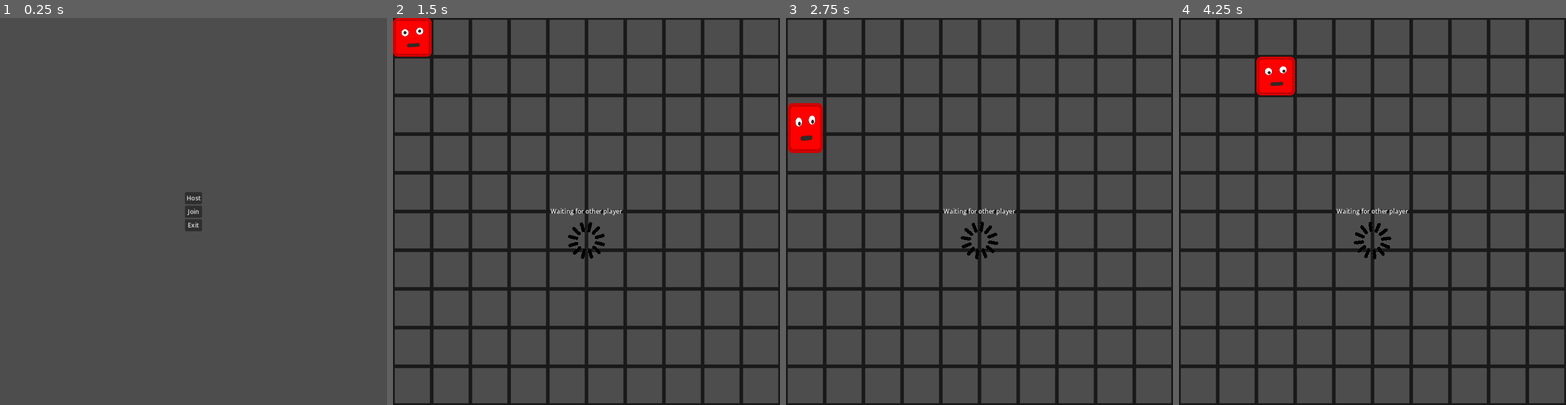
Above: before the commit, frames 1-4 (left to right).
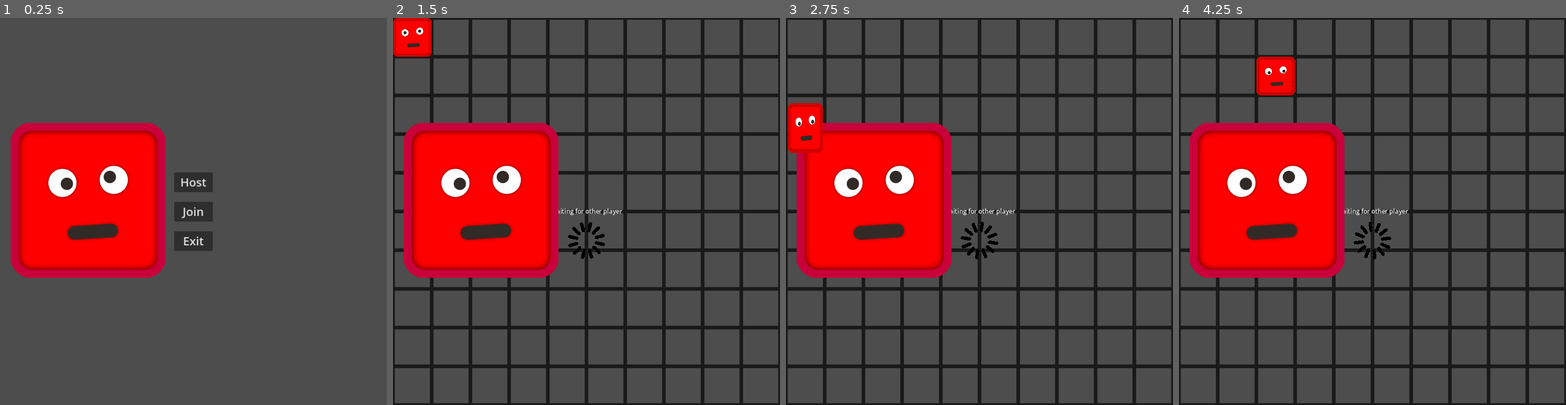
Above: after the commit, the same moments.

Repository: HephaistosForge/BlockyChaos
Game: Godot game, scene res://world/world.tscn
Same seed, same stepped clock (60 frames per second), same inputs: the game is played once before the commit and once after it.
Inputs (mouse positions are in pixels of both pictures, inside the frame that each line leads up to):
- Up to frame 1 (0.25 s): no input
- Up to frame 2 (1.5 s): tap Enter at 0.5 s; move the mouse to (671, 192) at 0.52 s; hold D (right) 0.53-1.25 s; click "Host" at 1.25 s
- Up to frame 3 (2.75 s): move the mouse to (902, 230) at 2.02 s; hold S (down) from 2.03 s (still down)
- Up to frame 4 (4.25 s): move the mouse to (1411, 126) at 2.77 s; release S (down) at 2.78 s; hold D (right) 2.78-3.53 s; move the mouse to (1353, 288) at 3.52 s; hold W (up) from 3.53 s (still down)

The runs differ from the first frame. In frame 1, 17% of the frame differs, in the area x 2-55%, y 27-68%; in frame 2, 16%; in frame 3, 15%; in frame 4, 16%.

Commit message:
add default theme

Diff:
--- /dev/null
+++ b/world/default_theme.tres
@@ -0,0 +1,4 @@
+[gd_resource type="Theme" format=3 uid="uid://dp58tqgvn7o0e"]
+
+[resource]
+Button/font_sizes/font_size = 30
--- a/world/world.tscn
+++ b/world/world.tscn
@@ -9,6 +9,8 @@
 [ext_resource type="Script" path="res://world/gameover.gd" id="5_kpq7d"]
 [ext_resource type="AudioStream" uid="uid://dkphkpim1ixa5" path="res://world/music/background.mp3" id="6_ftcl4"]
 [ext_resource type="Script" path="res://world/restart.gd" id="7_v7vsj"]
+[ext_resource type="Theme" uid="uid://dp58tqgvn7o0e" path="res://world/default_theme.tres" id="8_djg35"]
+[ext_resource type="Texture2D" uid="uid://cg4vntieyrsut" path="res://entities/player/sprites/MrRed.png" id="11_jmlav"]
 
 [sub_resource type="LabelSettings" id="LabelSettings_bkkiv"]
 font_size = 99
@@ -98,22 +100,31 @@
 anchors_preset = 15
 anchor_right = 1.0
 anchor_bottom = 1.0
+offset_left = -50.0
+offset_top = -100.0
+offset_right = 50.0
+offset_bottom = 100.0
 grow_horizontal = 2
 grow_vertical = 2
 size_flags_horizontal = 3
 size_flags_vertical = 3
+theme = ExtResource("8_djg35")
+theme_override_constants/separation = 25
 
 [node name="Host" type="Button" parent="Menu"]
 layout_mode = 2
+theme = ExtResource("8_djg35")
 text = "Host"
 
 [node name="Join" type="Button" parent="Menu"]
 layout_mode = 2
+theme = ExtResource("8_djg35")
 text = "Join
 "
 
 [node name="Exit" type="Button" parent="Menu"]
 layout_mode = 2
+theme = ExtResource("8_djg35")
 text = "Exit"
 
 [node name="Camera" type="Camera2D" parent="."]
@@ -134,6 +145,13 @@
 [node name="MusicPlayer" type="AudioStreamPlayer2D" parent="."]
 stream = ExtResource("6_ftcl4")
 
+[node name="TextureRect" type="TextureRect" parent="."]
+offset_left = -472.0
+offset_top = -229.0
+offset_right = -72.0
+offset_bottom = 171.0
+texture = ExtResource("11_jmlav")
+
 [connection signal="button_down" from="BigFloatingMessageContainer/Restart" to="BigFloatingMessageContainer/Restart" method="_on_button_down"]
 [connection signal="button_up" from="Menu/Host" to="Multiplayer" method="on_host"]
 [connection signal="button_up" from="Menu/Join" to="Multiplayer" method="on_join"]
Not shown: 1 places in world/world.tscn that only renumber resources
